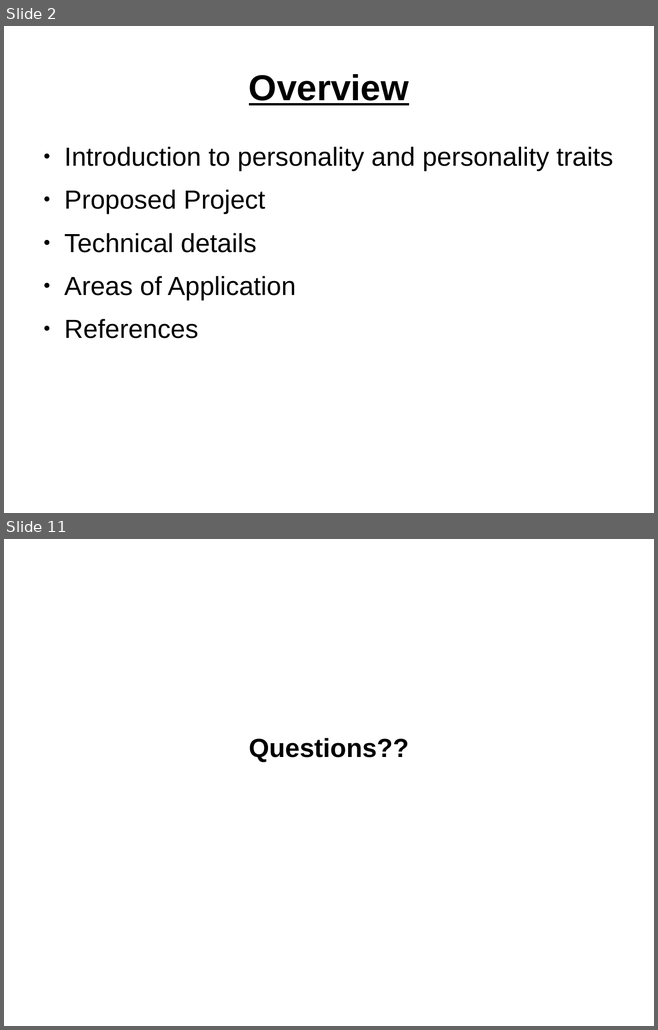
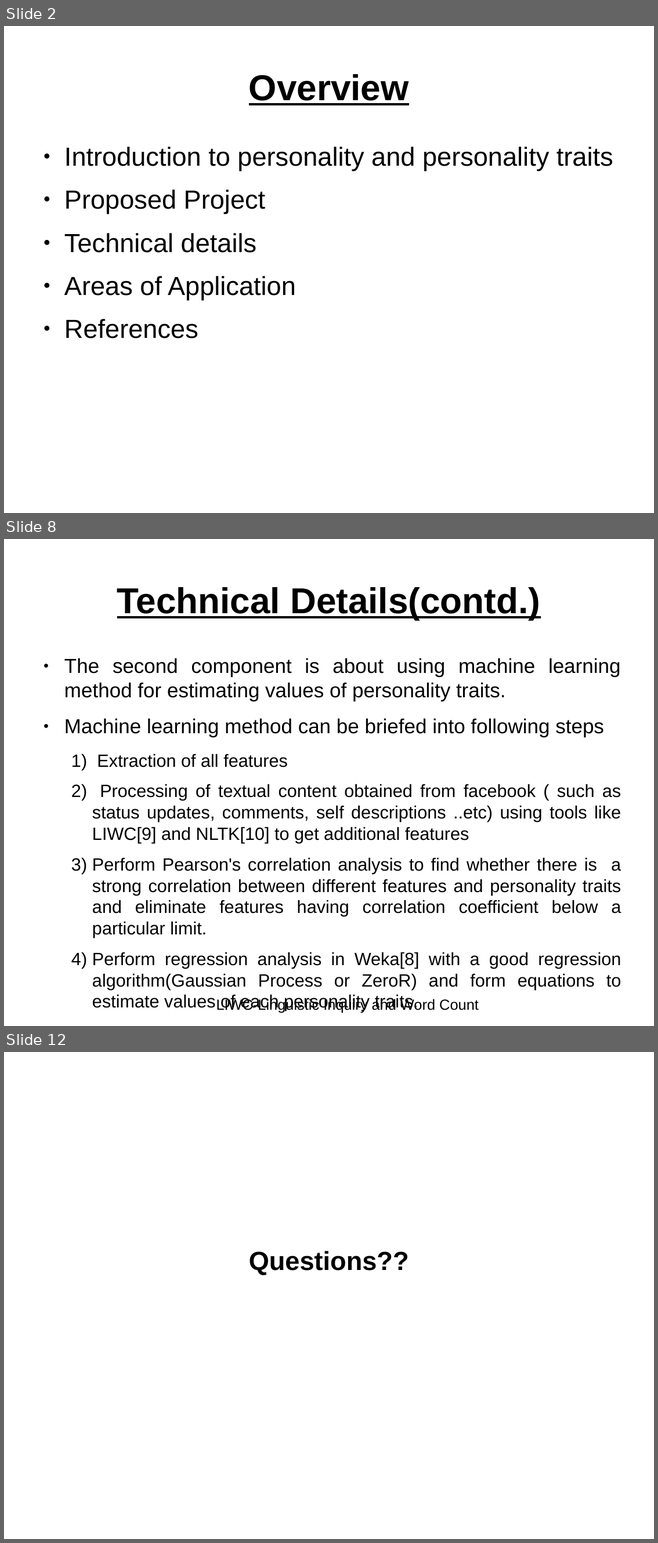
Before and after one commit to niyasc/Personality-Prediction-using-facebook-profile, a slide deck: Presentations/first.odp. Shown one above the other, each under a label of ours: slides 2 and 11 before the commit, slides 2, 8 and 12 after it; the slides between them are not shown. The pictures are 658x1030 and 658x1543 pixels, drawn with LibreOffice and Linux fonts; fonts in the diff are those of the drawing. Boxes give left, top, right and bottom in pixels: in the first picture for what was removed or moved away, otherwise in the second. Text is boxed around its words. In the diff, an @@ line names an element or a change of style, - is before the commit and + after.

```diff
--- a/Presentations/first.odp
+++ b/Presentations/first.odp
@@ slide 8 added at bbox=[4, 539, 654, 1026], background #FFFFFF @@
@@ title added at bbox=[117, 587, 540, 620], 44 pt, text #000000, bold, underline @@
+Technical Details(contd.)
@@ text added at bbox=[64, 658, 621, 1011], 21.7 pt, text #000000 @@
+● The second component is about using machine learning method for estimating values of personality traits.
+● Machine learning method can be briefed into following steps
+  1) Extraction of all features
+  2) Processing of textual content obtained from facebook ( such as status updates, comments, self descriptions ..etc) using tools like LIWC[9] and NLTK[10] to get additional features
+  3) Perform Pearson's correlation analysis to find whether there is a strong correlation between different features and personality traits and eliminate features having correlation coefficient below a particular limit.
+  4) Perform regression analysis in Weka[8] with a good regression algorithm(Gaussian Process or ZeroR) and form equations to estimate values of each personality traits.
@@ text added at bbox=[216, 998, 478, 1013], 18 pt, text #000000 @@
+LIWC-Linguistic Inquiry and Word Count
@@ what was slide 11 is now slide 12 @@
```
Also in this commit, not shown: 7 slides changed, 1 other slide added, 1 slide removed, 11 other files.
